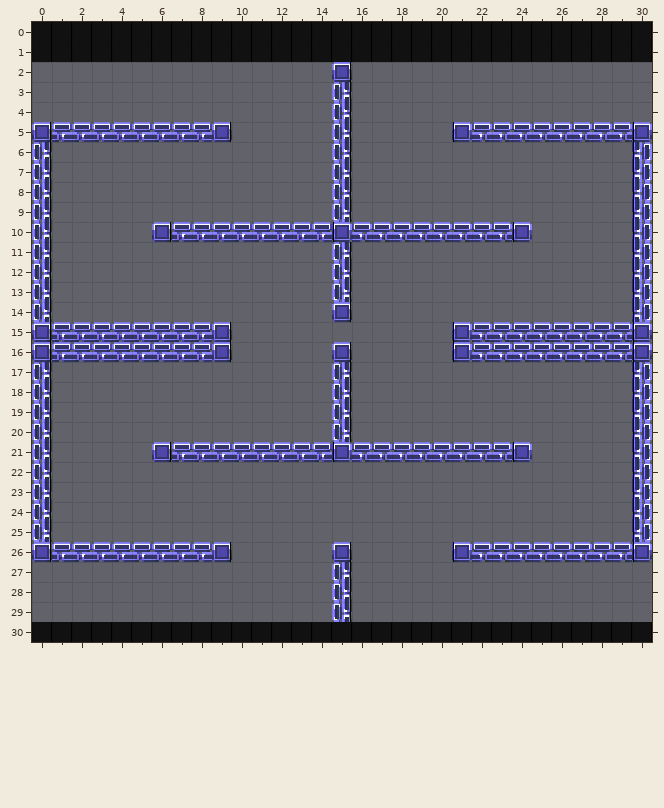
A Tiled map (JSON) gets an edit: games/Phaser-Snake-Game/public/assets/Tiled/Stage-07.json. This is how it looked before the edit.
Cells are 24x24 px. Shown: x 0..30, y 0..30.
Now the later version:
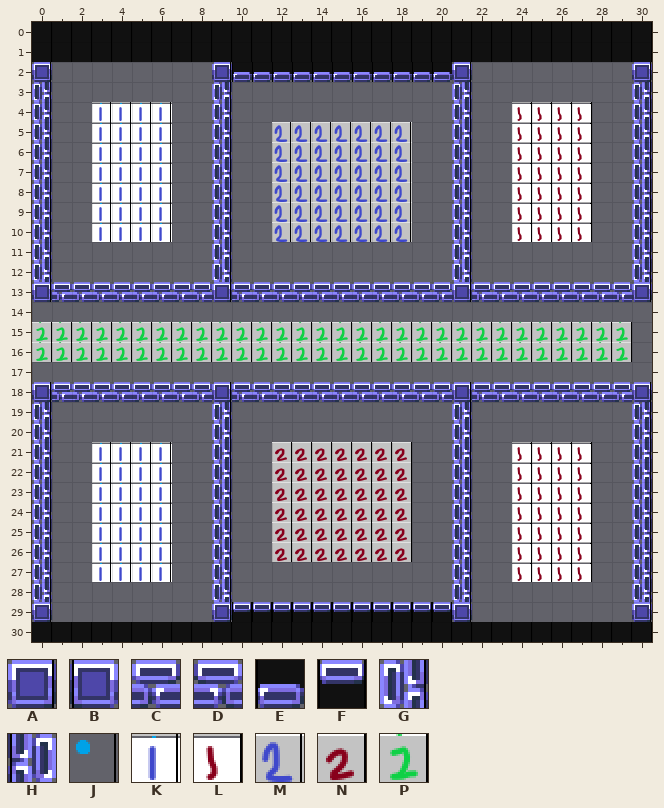
Key: from "tileSheetx24": A 132, B 132 flipped left-right, C 133, D 133 flipped left-right, E 134, F 135, G 164, H 164 flipped left-right, J 288, K 352, L 353, M 384, N 385, P 386.
_ is an empty cell, . an unchanged one.
Tiles of an added or newly shown layer are drawn over the layers below it.
The commit says: added more stages and portals
From old to new:
--- layer "Wall"
@@ x 0..30 @@
- 2 _........______A______........_
- 3 _........_.....G....._........_
- 4 _........_.....G....._........_
- 5 ACCCCCCCCA.....G.....BDDDDDDDDB
- 6 ........._.....G....._........H
- 7 ........._.....G....._........H
- 8 ........._.....G....._........H
- 9 ........._.....G....._........H
-10 ......ACCCCCCCCBDDDDDDDDB.....H
-11 ........._.....G....._........H
-12 ........._.....G....._........H
-13 G______________G______________H
-14 G..............A..............H
-15 ACCCCCCCCA...........BDDDDDDDDB
-16 ACCCCCCCCA.....A.....BDDDDDDDDB
-17 G..............G..............H
-18 G______________G______________H
-19 ........._.....G....._........H
-20 ........._.....G....._........H
-21 ......ACCCCCCCCBDDDDDDDDB.....H
-22 ........._..........._........H
-23 ........._..........._........H
-24 ........._..........._........H
-25 ........._..........._........H
-26 ACCCCCCCCA.....A.....BDDDDDDDDB
-27 _........_.....G....._........_
-28 _........_.....G....._........_
-29 _........______G______........_
+ 2 A........AEEEEEEEEEEEA........A
+ 3 G........G....._.....G........G
+ 4 G........G....._.....G........G
+ 5 G________G....._.....G________G
+ 6 .........G....._.....G........G
+ 7 .........G....._.....G........G
+ 8 .........G....._.....G........G
+ 9 .........G....._.....G........G
+10 ......___G___________G___.....G
+11 .........G....._.....G........G
+12 .........G....._.....G........G
+13 ACCCCCCCCACCCCCCCCCCCACCCCCCCCA
+14 _.............._.............._
+15 __________...........__________
+16 __________....._.....__________
+17 _.............._.............._
+18 ACCCCCCCCACCCCCCCCCCCACCCCCCCCA
+19 .........G....._.....G........G
+20 .........G....._.....G........G
+21 ......___G___________G___.....G
+22 .........G...........G........G
+23 .........G...........G........G
+24 .........G...........G........G
+25 .........G...........G........G
+26 G________G....._.....G________G
+27 G........G....._.....G........G
+28 G........G....._.....G........G
+29 A........AFFFFFFFFFFFA........A
--- layer "Portal-X" (added)
@@ x 3..27 @@
- 4 ____.................____
- 5 ____.................____
- 6 ____.................____
- 7 ____.................____
- 8 ____.................____
- 9 ____.................____
-10 ____.................____
+ 4 JJJJ.................JJJJ
+ 5 JJJJ.................JJJJ
+ 6 JJJJ.................JJJJ
+ 7 JJJJ.................JJJJ
+ 8 JJJJ.................JJJJ
+ 9 JJJJ.................JJJJ
+10 JJJJ.................JJJJ
@@ x 3..27 @@
-21 ____.................____
-22 ____.................____
-23 ____.................____
-24 ____.................____
-25 ____.................____
-26 ____.................____
-27 ____.................____
+21 JJJJ.................JJJJ
+22 JJJJ.................JJJJ
+23 JJJJ.................JJJJ
+24 JJJJ.................JJJJ
+25 JJJJ.................JJJJ
+26 JJJJ.................JJJJ
+27 JJJJ.................JJJJ
--- layer "Portal-1" (added)
@@ x 3..27 @@
- 4 ____.................____
- 5 ____.................____
- 6 ____.................____
- 7 ____.................____
- 8 ____.................____
- 9 ____.................____
-10 ____.................____
+ 4 KKKK.................LLLL
+ 5 KKKK.................LLLL
+ 6 KKKK.................LLLL
+ 7 KKKK.................LLLL
+ 8 KKKK.................LLLL
+ 9 KKKK.................LLLL
+10 KKKK.................LLLL
@@ x 3..27 @@
-21 ____.................____
-22 ____.................____
-23 ____.................____
-24 ____.................____
-25 ____.................____
-26 ____.................____
-27 ____.................____
+21 KKKK.................LLLL
+22 KKKK.................LLLL
+23 KKKK.................LLLL
+24 KKKK.................LLLL
+25 KKKK.................LLLL
+26 KKKK.................LLLL
+27 KKKK.................LLLL
--- layer "Portal-2" (added)
@@ x 12..18 @@
- 5 _______
- 6 _______
- 7 _______
- 8 _______
- 9 _______
-10 _______
+ 5 MMMMMMM
+ 6 MMMMMMM
+ 7 MMMMMMM
+ 8 MMMMMMM
+ 9 MMMMMMM
+10 MMMMMMM
--- layer "Portal-3" (added)
@@ x 0..29 @@
-15 ______________________________
-16 ______________________________
+15 PPPPPPPPPPPPPPPPPPPPPPPPPPPPPP
+16 PPPPPPPPPPPPPPPPPPPPPPPPPPPPPP
@@ x 12..18 @@
-21 _______
-22 _______
-23 _______
-24 _______
-25 _______
-26 _______
+21 NNNNNNN
+22 NNNNNNN
+23 NNNNNNN
+24 NNNNNNN
+25 NNNNNNN
+26 NNNNNNN
Where, in picture pixels (left, top, right, bottom), the same in both pictures:
changed: (32, 62, 652, 622)
